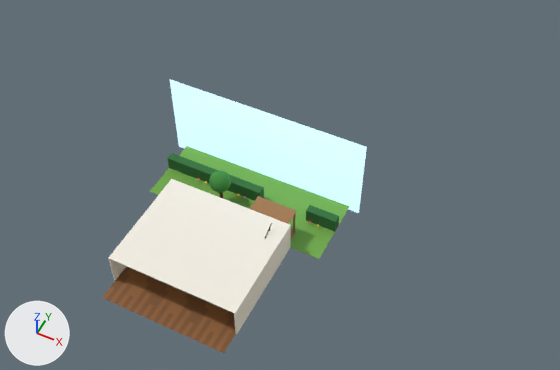
Renders of the glTF model environments/big_house.glb from each side of a commit.
The view is the same before and after, from a 50 mm camera at (24.4, -33.6, 56.4) aimed at (4.4, 6.4, 6.4). Lighting does not change. The marker at lower left points along +X, +Y and +Z. The picture after the commit comes second. Where no turn or scale is listed for an object, it has been applied to the vertices. Vertices at exactly the same position are counted once.

The scene before the commit, as lines of its bpy script (objects in view):
```python
me_hedge = bpy.data.meshes.new('Hedge')
me_hedge.from_pydata(...)  # a box spanning x -5.1..5.1, y -0.4..0.4, z -0.7..0.7
me_hedge.materials.append(mat_hedgemat)  # dark green #2f6b34
me_hedge2 = bpy.data.meshes.new('Hedge2')
me_hedge2.from_pydata(...)  # a box spanning x -1.5..1.5, y -0.4..0.4, z -0.7..0.7
me_hedge2.materials.append(mat_hedgemat)  # dark green #2f6b34
me_lawn = bpy.data.meshes.new('Lawn')
me_lawn.from_pydata(...)  # 8 vertices, 12 faces; spans x -9.0..9.0, y -3.4..3.4, z 0.0
me_lawn.materials.append(mat_grassmat)  # green #6fa548
me_porchroof = bpy.data.meshes.new('PorchRoof')
me_porchroof.from_pydata(...)  # a box spanning x -1.95..1.95, y -0.98..0.98, z -0.05..0.05
me_porchroof.materials.append(mat_deckmat)  # brown #a0744a
me_sky = bpy.data.meshes.new('Sky')
me_sky.from_pydata([(-10.0, 0.0, -4.5), (10.0, 0.0, -4.5), (10.0, 0.0, 4.5), (-10.0, 0.0, 4.5)], [], [(0, 1, 2), (0, 2, 3)])
me_sky.materials.append(mat_skymat)  # blue #bfe3ff, glowing blue #bfe3ff
ob_hedge = bpy.data.objects.new('Hedge', me_hedge)
ob_hedge.location = (-3.9, 9.0, 0.7)
ob_hedge2 = bpy.data.objects.new('Hedge2', me_hedge2)
ob_hedge2.location = (7.5, 9.0, 0.7)
ob_lawn = bpy.data.objects.new('Lawn', me_lawn)
ob_lawn.location = (0.0, 8.56, -0.01)
ob_porchroof = bpy.data.objects.new('PorchRoof', me_porchroof)
ob_porchroof.location = (3.8, 6.09, 2.85)
ob_sky = bpy.data.objects.new('Sky', me_sky)
ob_sky.location = (0.0, 12.0, 4.0)
# also in view: 'SideWallR' at (6.1, 0.1, 1.6); 'Floor' at (0.0, -1.0, 0.0); 'Ceiling' at (0.0, 0.1, 3.2)
```
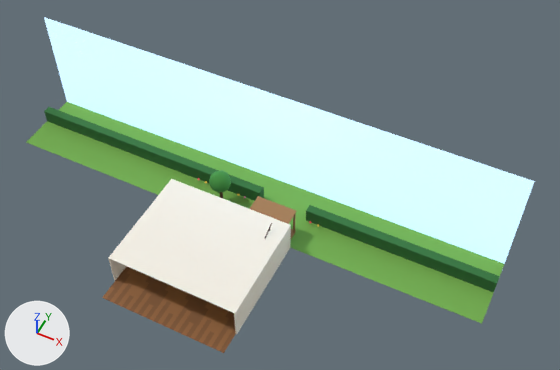
Where the newer file only moved an object's origin or applied its transform, the numbers keep the older frame.

Edits to the bpy script that builds the scene:
```text
Change me_hedge:
    used by ob_hedge; location = (-3.9, 9.0, 0.7)
    remove me_hedge.from_pydata(...)  # 8 vertices, 12 faces; spans x -5.1..5.1, y -0.4..0.4, z -0.7..0.7
    add me_hedge.from_pydata(...)  # 8 vertices, 12 faces; spans x -20.1..5.1, y -0.4..0.4, z -0.7..0.7
    me_hedge part 1: the whole mesh is scaled about its middle by (2.47, 1, 1), then moved by (-7.5, 0.0, 0.0)
Change me_hedge2:
    used by ob_hedge2; location = (7.5, 9.0, 0.7)
    remove me_hedge2.from_pydata(...)  # 8 vertices, 12 faces; spans x -1.5..1.5, y -0.4..0.4, z -0.7..0.7
    add me_hedge2.from_pydata(...)  # 8 vertices, 12 faces; spans x -1.5..16.5, y -0.4..0.4, z -0.7..0.7
    me_hedge2 part 2: the whole mesh is scaled about its middle by (6, 1, 1), then moved by (7.5, 0.0, 0.0)
Change me_lawn:
    used by ob_lawn; location = (0.0, 8.56, -0.01)
    remove me_lawn.from_pydata(...)  # 8 vertices, 12 faces; spans x -9.0..9.0, y -3.4..3.4, z 0.0
    add me_lawn.from_pydata(...)  # 8 vertices, 12 faces; spans x -24.0..24.0, y -3.4..3.4, z 0.0
    me_lawn part 3: the whole mesh is scaled about its middle by (2.67, 1, 1)
Change me_sky:
    used by ob_sky; location = (0.0, 12.0, 4.0)
    remove me_sky.from_pydata(...)  # 4 vertices, 2 faces; spans x -10.0..10.0, y 0.0, z -4.5..4.5
    add me_sky.from_pydata(...)  # 4 vertices, 2 faces; spans x -24.0..24.0, y 0.0, z -6.0..6.0
    me_sky part 4
    me_sky.vertices[0].co: (-10.0, 0.0, -4.5) -> (-24.0, 0.0, -6.0)  # pixel (178, 146) -> not seen
    me_sky.vertices[1].co: (10.0, 0.0, -4.5) -> (24.0, 0.0, -6.0)  # pixel (358, 213) -> pixel (502, 270)
    me_sky.vertices[2].co: (10.0, 0.0, 4.5) -> (24.0, 0.0, 6.0)  # pixel (366, 146) -> pixel (534, 181)
    me_sky.vertices[3].co: (-10.0, 0.0, 4.5) -> (-24.0, 0.0, 6.0)  # pixel (169, 79) -> pixel (43, 17)
Change ob_sky:
    ob_sky.location: (0.0, 12.0, 4.0) -> (0.0, 12.0, 5.0)
```

Changed parts and their boxes [x1, y1, x2, y2] in the pictures (560 x 370 px):
'Sky', reshaped, moved (148% wider, 84% taller): before [170, 79, 367, 213]; after [44, 17, 535, 264]
'Lawn', rescaled (138% wider, 96% taller): before [150, 146, 350, 259]; after [26, 102, 504, 324]
'Hedge2', moved, rescaled (474% wider, 226% taller): before [306, 205, 339, 231]; after [306, 205, 500, 292]
'Hedge', moved, rescaled (126% wider, 94% taller): before [167, 153, 264, 201]; after [44, 107, 264, 201]
